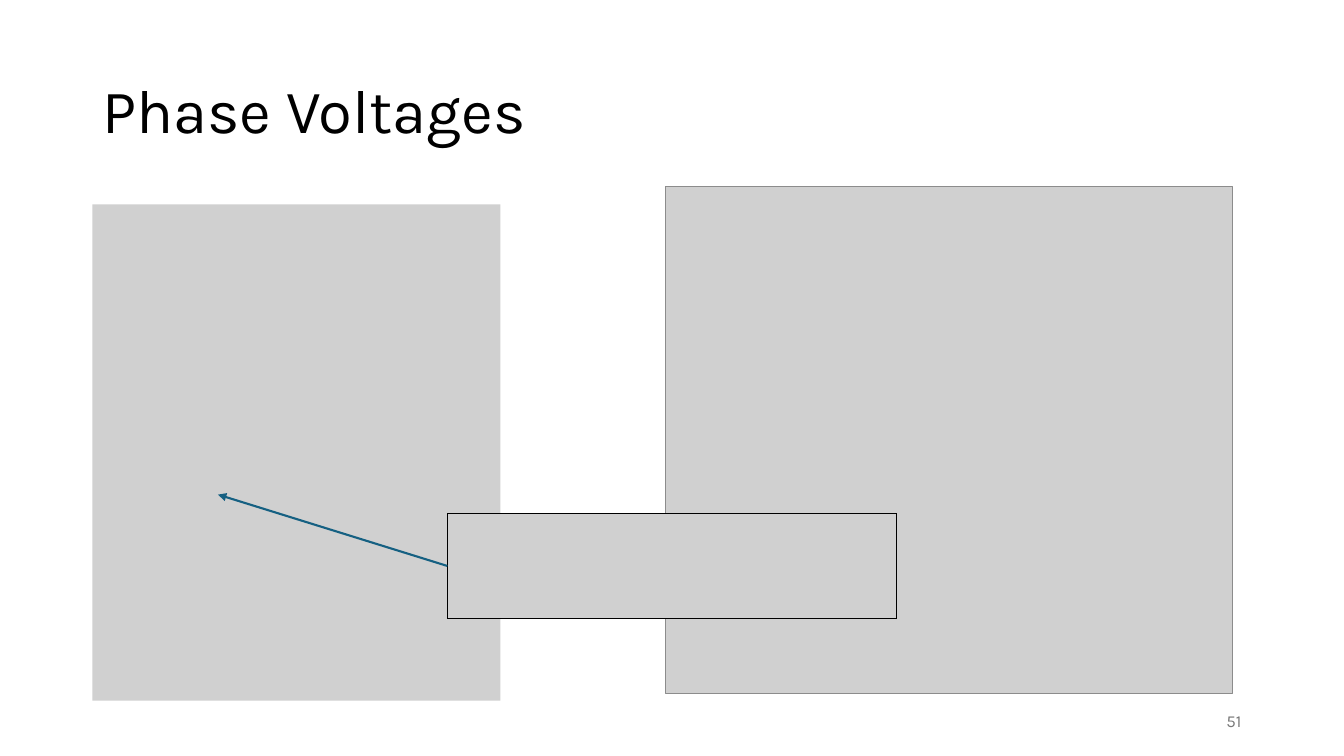
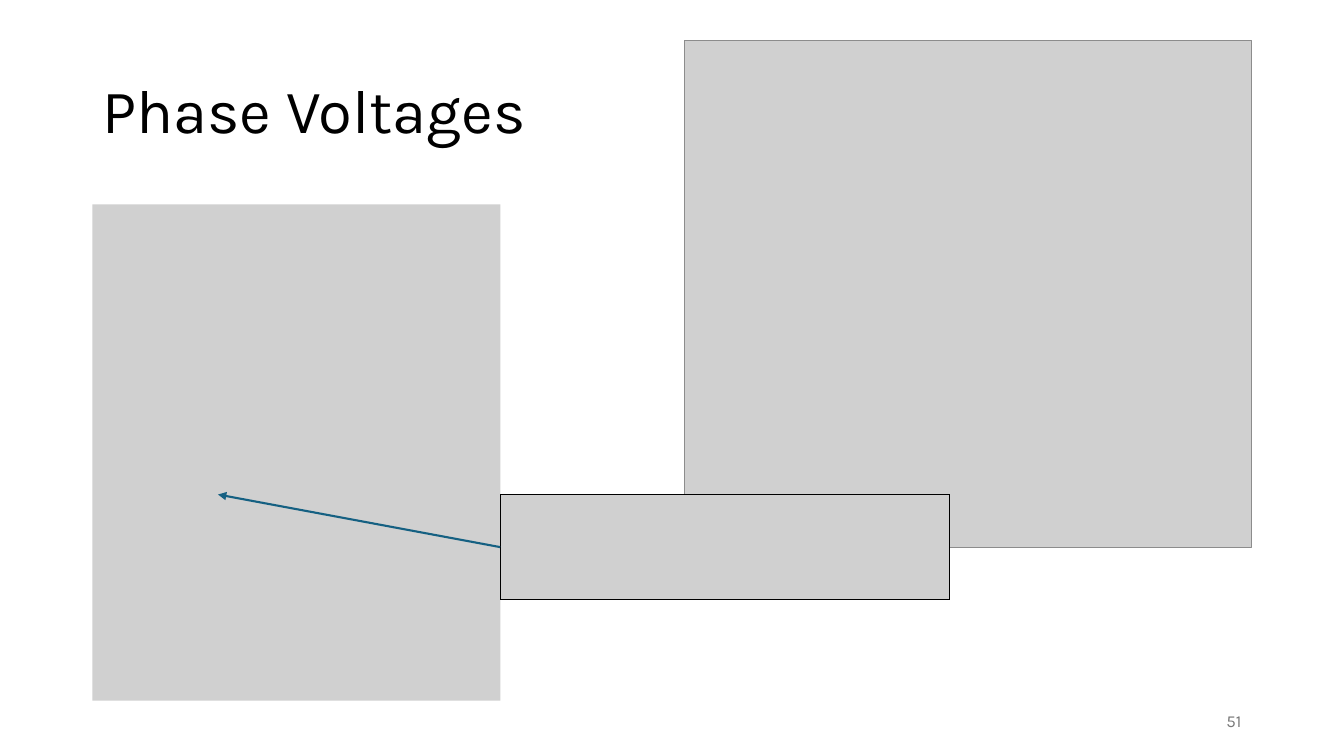
Before and after one commit to FelixWick/intro_electrical_eng, a slide deck: slide 51 of slides/4_ACtech.pptx. Drawn at 1344x756 pixels with LibreOffice and Linux fonts; fonts in the diff are those of the drawing; grey boxes stand for pictures. Boxes give left, top, right and bottom in pixels: in the first picture for what was removed or moved away, otherwise in the second. Text is boxed around its words. In the diff, an @@ line names an element or a change of style, - is before the commit and + after.

Commit message:
more on three-phase circuits

```diff
--- a/slides/4_ACtech.pptx
+++ b/slides/4_ACtech.pptx
@@ picture moved from (x1=666, y1=187, x2=1233, y2=694) to (x1=686, y1=40, x2=1252, y2=547) @@
@@ arrow moved from (448, 566) - (218, 495) to (500, 547) - (218, 495) @@
@@ picture moved from (x1=448, y1=513, x2=897, y2=618) to (x1=500, y1=495, x2=950, y2=600) @@
```
Also in this commit, not shown: 3 other slides changed, 2 slides added, 1 other file.
